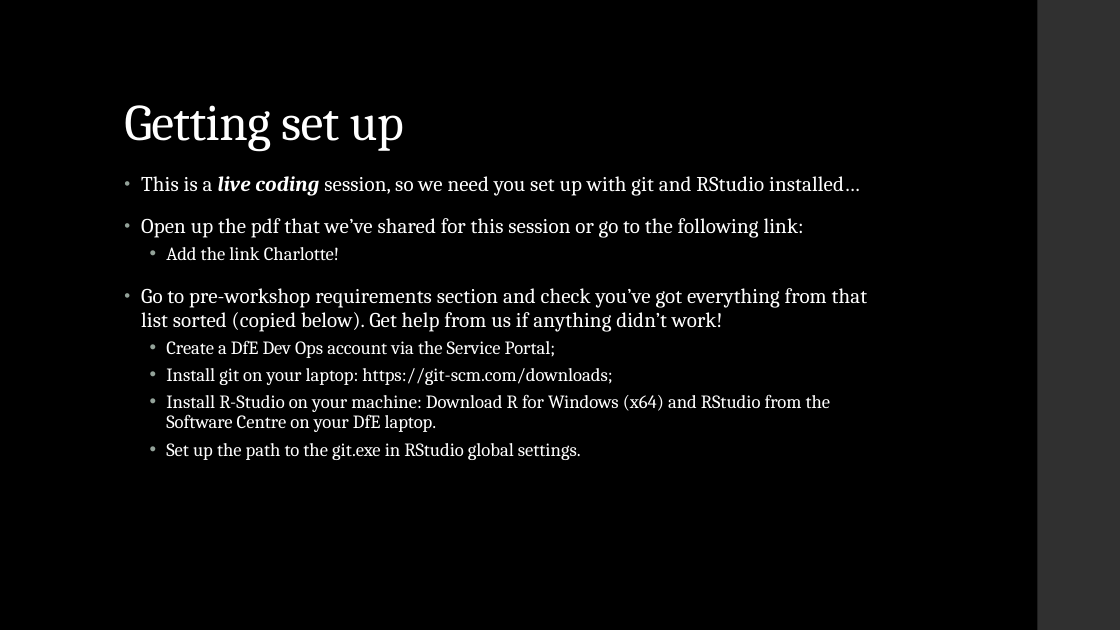
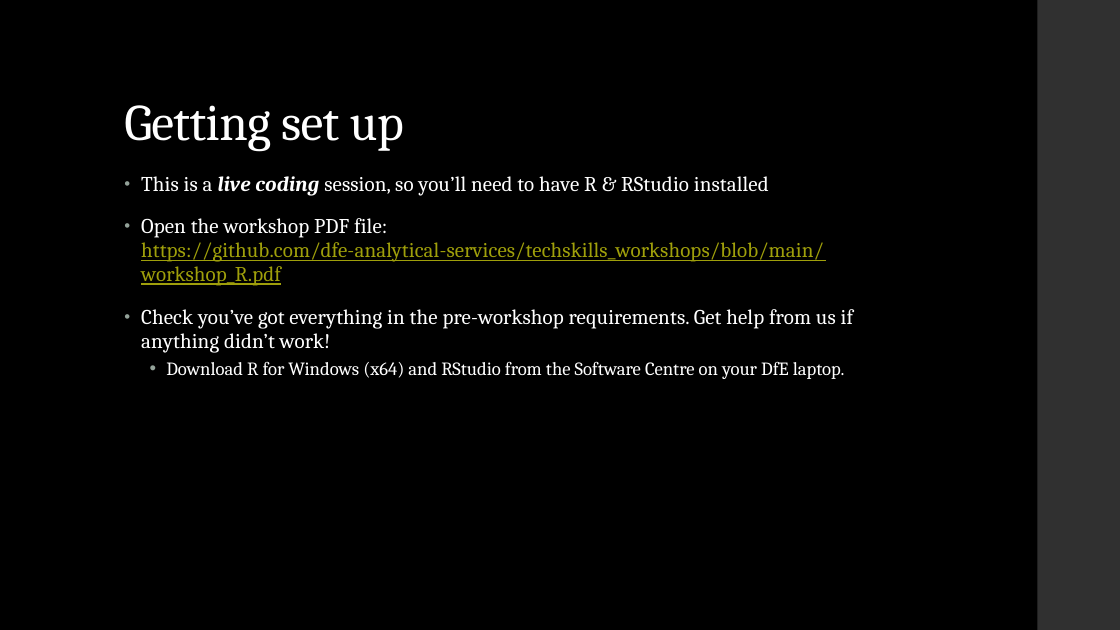
Before and after one commit to dfe-analytical-services/techskills_workshops, a slide deck: slide 11 of slides/workshopslides_RforRAP.pptx (slide 10 before the commit). Drawn at 1120x630 pixels with LibreOffice and Linux fonts; fonts in the diff are those of the drawing. Boxes give left, top, right and bottom in pixels: in the first picture for what was removed or moved away, otherwise in the second. Text is boxed around its words. In the diff, an @@ line names an element or a change of style, - is before the commit and + after.

Commit message:
Update R workshop slides to align with updated PDF (based on HEAbespoke slides)

```diff
--- a/slides/workshopslides_RforRAP.pptx
+++ b/slides/workshopslides_RforRAP.pptx
@@ text at [141, 176, 853, 379]: text changed; size 16 to 18 pt @@
-• This is a live coding session, so we need you set up with git and RStudio installed…
-• Open up the pdf that we’ve shared for this session or go to the following link:
-  • Add the link Charlotte!
-• Go to pre-workshop requirements section and check you’ve got everything from that list sorted (copied below). Get help from us if anything didn’t work!
-  • Create a DfE Dev Ops account via the Service Portal;
-  • Install git on your laptop: https://git-scm.com/downloads;
-  • Install R-Studio on your machine: Download R for Windows (x64) and RStudio from the Software Centre on your DfE laptop.
-  • Set up the path to the git.exe in RStudio global settings.
+• This is a live coding session, so you’ll need to have R & RStudio installed
+• Open the workshop PDF file: https://github.com/dfe-analytical-services/techskills_workshops/blob/main/workshop_R.pdf
+• Check you’ve got everything in the pre-workshop requirements. Get help from us if anything didn’t work!
+  • Download R for Windows (x64) and RStudio from the Software Centre on your DfE laptop.
```
Also in this commit, not shown: 8 other slides changed, 2 slides added, 1 slide removed, 1 other file.
